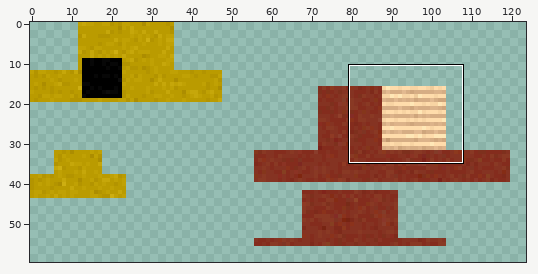
Edited in one commit: sprite sheet (src/main/resources/assets/turtlemod/textures/mobs/Dubstep Turtle.png). The picture above shows the old version from afar; the outline marks the close-up.
Close-up. As it was:
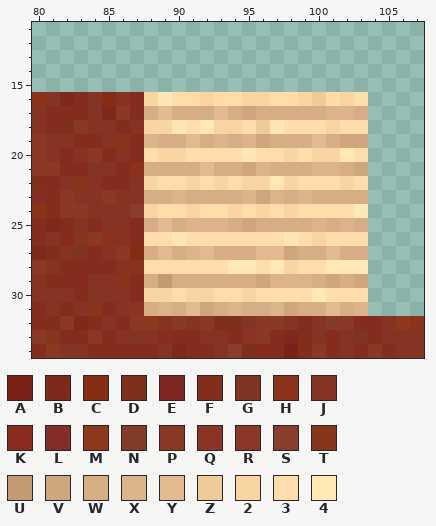
The file is 128x128 pixels. Colours within 5 levels of each other are drawn and written as one. Shown: x 80..107, y 11..34. The wide view leaves out empty margins.
Palette (. is transparent): A #7a2118  B #7e2a1b  C #852c15  D #7e301d  E #7e2821  F #842c1d  G #7f3423  H #8b321b  J #853322  K #8a2c20  L #842c26  M #8c391e  N #833c29  P #893924  Q #8b3324  R #8a372a  S #8a3d2c  T #85361b  U #c39a71  V #cea57c  W #d6ad84  X #dcb38a  Y #e2b990  Z #efcb9a  2 #f8d4a3  3 #ffdcab  4 #ffe7b6
Pixels before, first column x 80:
16 HJBFJCJF243323322332Z323....
17 JFFFJBPFWYWWWYWVWWWWWXXW....
18 JFDPJJFJ22434223Z4333233....
19 PJJFFJTFXWWYWXWXVWWWYWVV....
20 PJFJPFJF3223333433232243....
21 PPFFJJFHWWWWYWWVXWWWXXWV....
22 DFJTJFFJ2332323224233323....
23 LFPJJPJJWWXWWWWXVXWXWWWW....
24 HFPPJJJS2332332323233334....
25 FBFJFJJFWYWXXXWVWWWWXWXW....
26 FJFTPHJF3343333333432333....
27 BDJGFJPCWYWXYWWWYYVWWYWW....
28 PJDFFFJH3333334434233444....
29 JDFFJJHFWUWWWWWWVXXXWVWV....
30 JJJFJJJF2232233233334333....
31 FJFJTFJQWXWYVWXWWXVWWYWX....
32 FDPBFJFPMJPJPDDJPPJFJNRFFJMH
33 PTFFPFJJJKFFJJFQPFEDJFJGFJJJ
34 FPJJFFFFFJBFFJSDFFAFPFJFPFJJ
The same view after the edit:
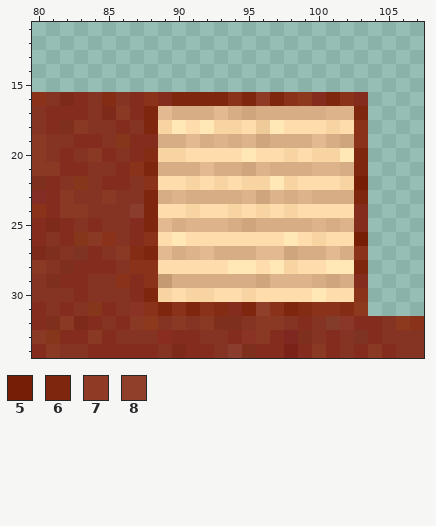
Colours new in this view: 5 #771e07  6 #7f260f  7 #8f3a24  8 #903f2a
The commit says: Texture Update Changed the underbelly of the turtles to make it look less awkward
Diff:
{"y":16,"x":88,"old":"243323322332Z323","new":"HF6666H676HMF6HF"}
{"y":17,"x":88,"old":"W","new":"6"}
{"y":17,"x":103,"old":"W","new":"6"}
{"y":18,"x":88,"old":"2","new":"6"}
{"y":18,"x":103,"old":"3","new":"H"}
{"y":19,"x":88,"old":"X","new":"F"}
{"y":19,"x":103,"old":"V","new":"H"}
{"y":20,"x":88,"old":"3","new":"C"}
{"y":20,"x":103,"old":"3","new":"6"}
{"y":21,"x":88,"old":"W","new":"6"}
{"y":21,"x":103,"old":"V","new":"6"}
{"y":22,"x":88,"old":"2","new":"H"}
{"y":22,"x":103,"old":"3","new":"5"}
{"y":23,"x":88,"old":"W","new":"6"}
{"y":23,"x":103,"old":"W","new":"6"}
{"y":24,"x":88,"old":"2","new":"6"}
{"y":24,"x":103,"old":"4","new":"F"}
{"y":25,"x":88,"old":"W","new":"6"}
{"y":25,"x":103,"old":"W","new":"F"}
{"y":26,"x":88,"old":"3","new":"H"}
{"y":26,"x":103,"old":"3","new":"5"}
{"y":27,"x":88,"old":"W","new":"6"}
{"y":27,"x":103,"old":"W","new":"H"}
{"y":28,"x":88,"old":"3","new":"H"}
{"y":28,"x":103,"old":"4","new":"6"}
{"y":29,"x":88,"old":"W","new":"H"}
{"y":29,"x":103,"old":"V","new":"F"}
{"y":30,"x":88,"old":"2","new":"6"}
{"y":30,"x":103,"old":"3","new":"H"}
{"y":31,"x":88,"old":"WXWYVWXWWXVWWYWX","new":"H6H6HCF68H6CHHCM"}
{"label":"changed","picture_box":[144,92,368,316]}
